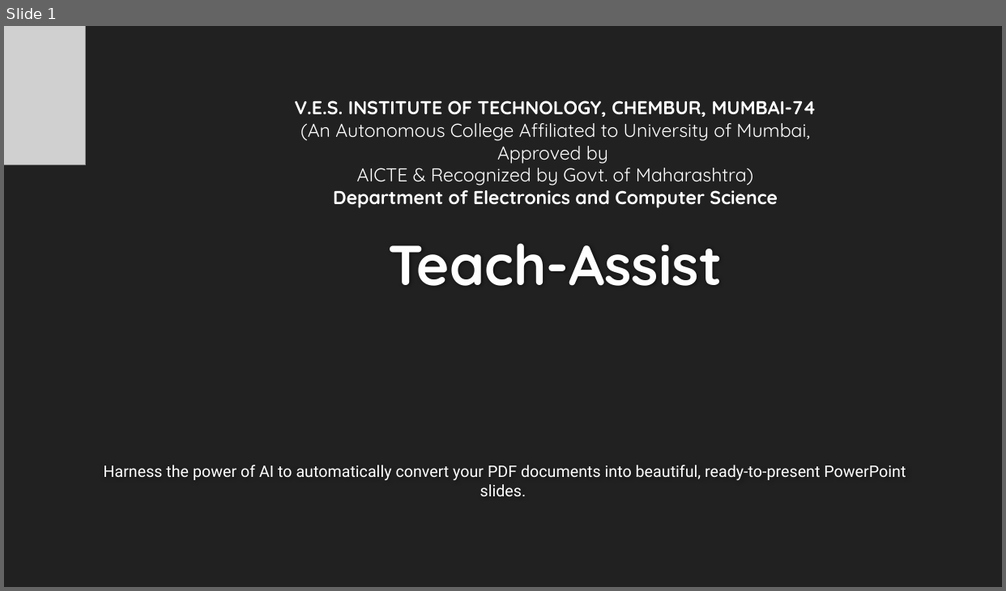
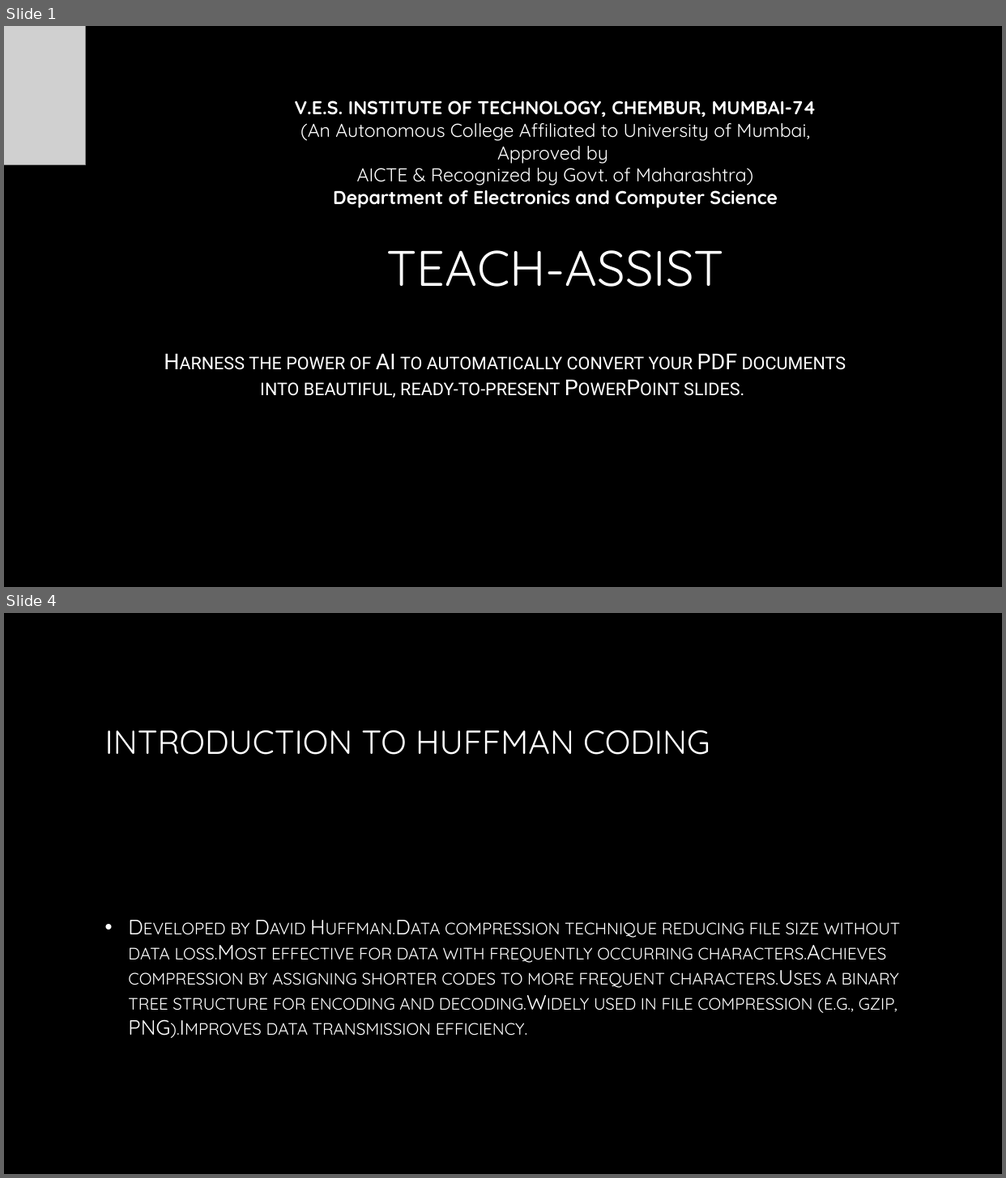
Before and after one commit to AdityaB-11/Pdf_to_presentation_GenAI, a slide deck: output/generated_presentation.pptx. Shown one above the other, each under a label of ours: slide 1 before the commit, slides 1 and 4 after it; the slides between them are not shown. The pictures are 1006x591 and 1006x1178 pixels, drawn with LibreOffice and Linux fonts; fonts in the diff are those of the drawing; grey boxes stand for pictures; background and template pictures are left out. Boxes give left, top, right and bottom in pixels: in the first picture for what was removed or moved away, otherwise in the second. Text is boxed around its words. In the diff, an @@ line names an element or a change of style, - is before the commit and + after.

```diff
--- a/output/generated_presentation.pptx
+++ b/output/generated_presentation.pptx
@@ slide 4 added at [4,613,1002,1174], background picture (left out) @@
@@ title added at [105,730,710,755], 32 pt, text gradient #FFFFFF to #A6A6A6 @@
+INTRODUCTION TO HUFFMAN CODING
@@ text added at [128,922,901,1036], 20 pt, text gradient #FFFFFF to #BFBFBF, small capitals @@
+• Developed by David Huffman.Data compression technique reducing file size without data loss.Most effective for data with frequently occurring characters.Achieves compression by assigning shorter codes to more frequent characters.Uses a binary tree structure for encoding and decoding.Widely used in file compression (e.g., gzip, PNG).Improves data transmission efficiency.
@@ slide 1 changed as well @@
@@ background #212121 to picture (left out) @@
@@ title at [386,250,724,287]: text changed; size 54 to 48 pt; text colour #FEFEFE to gradient #FFFFFF to #A6A6A6; bold off @@
-Teach-Assist
+TEACH-ASSIST
@@ subtitle "Harness the power of AI ...": place and size @@
-subtitle "Harness the power of AI ..." at [104,465,906,497]
+subtitle "Harness the power of AI ..." at [249,353,846,398]
@@ subtitle "Harness the power of AI ..." at [249,353,846,398]: size 15.3 to 21 pt, text colour #FFFFFF to gradient #FFFFFF to #BFBFBF, small capitals on; more space between paragraphs @@
```
Also in this commit, not shown: 13 other slides added, 10 slides removed, 23 other files.
